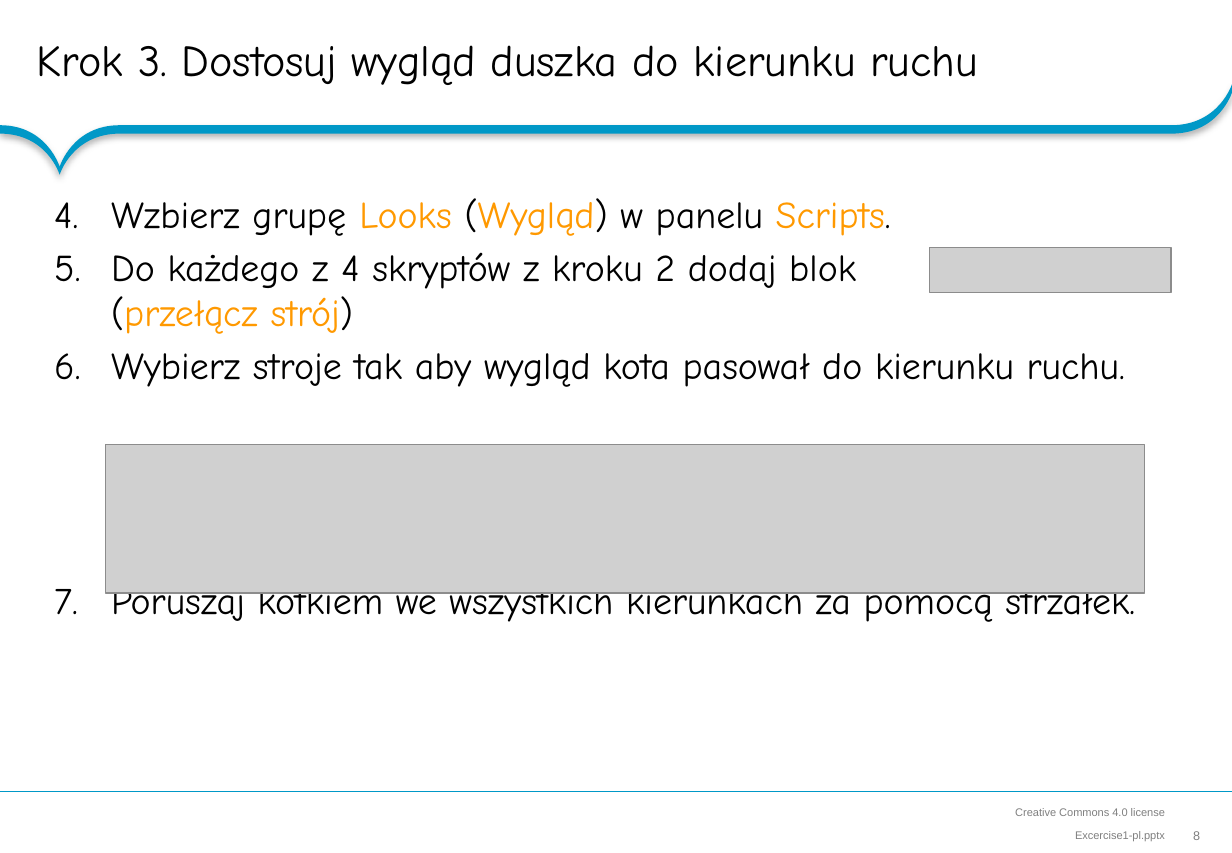
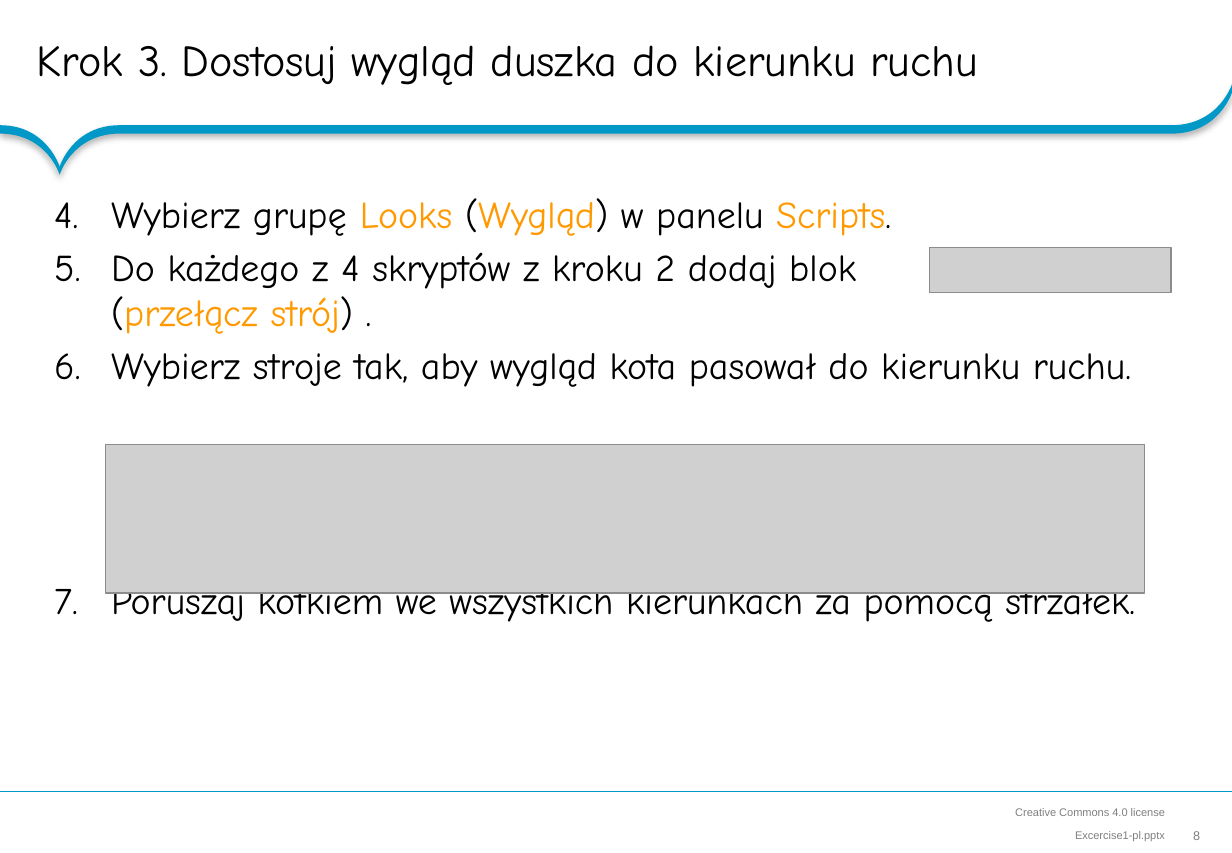
Before and after one commit to RoboCap/scratch, a slide deck: slide 8 of hands-on-lab/Excercise1-pl.pptx. Drawn at 1232x853 pixels with LibreOffice and Linux fonts; fonts in the diff are those of the drawing; grey boxes stand for pictures; background and template pictures are left out. Boxes give left, top, right and bottom in pixels: in the first picture for what was removed or moved away, otherwise in the second. Text is boxed around its words. In the diff, an @@ line names an element or a change of style, - is before the commit and + after.

```diff
--- a/hands-on-lab/Excercise1-pl.pptx
+++ b/hands-on-lab/Excercise1-pl.pptx
@@ text at <box>111,198,1131,387</box>: text changed @@
-4. Wzbierz grupę Looks (Wygląd) w panelu Scripts.
-5. Do każdego z 4 skryptów z kroku 2 dodaj blok (przełącz strój)
-6. Wybierz stroje tak aby wygląd kota pasował do kierunku ruchu.
+4. Wybierz grupę Looks (Wygląd) w panelu Scripts.
+5. Do każdego z 4 skryptów z kroku 2 dodaj blok (przełącz strój) .
+6. Wybierz stroje tak, aby wygląd kota pasował do kierunku ruchu.
```
Also in this commit, not shown: 4 other slides changed, 2 other files.
